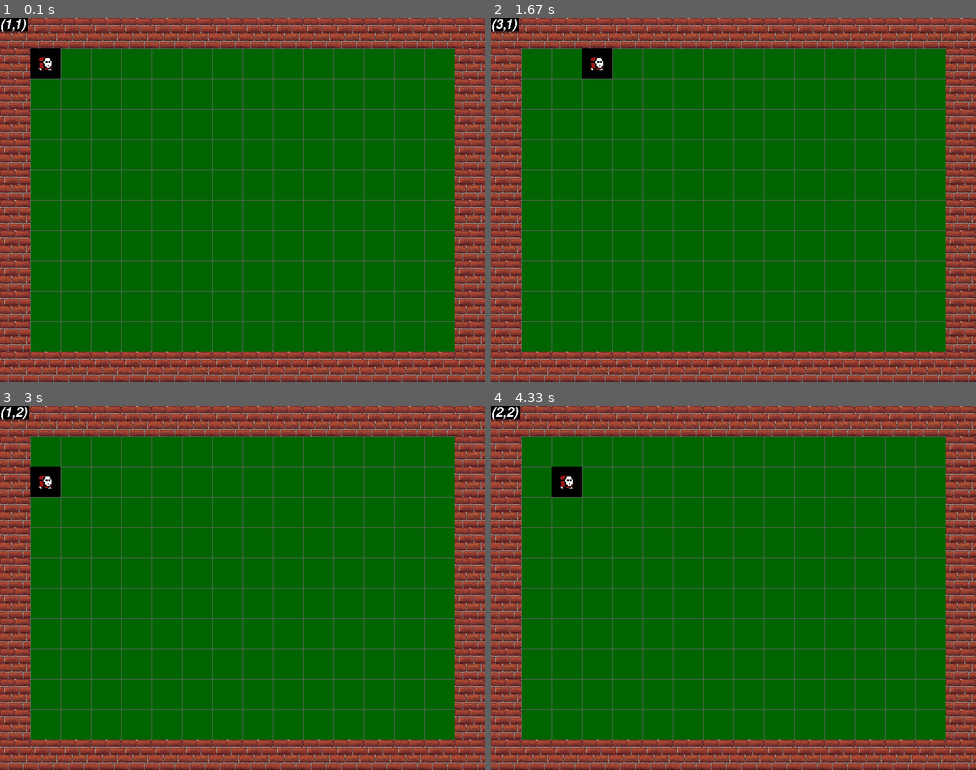
Above: before the commit, frames 1-4 (two rows, left to right).
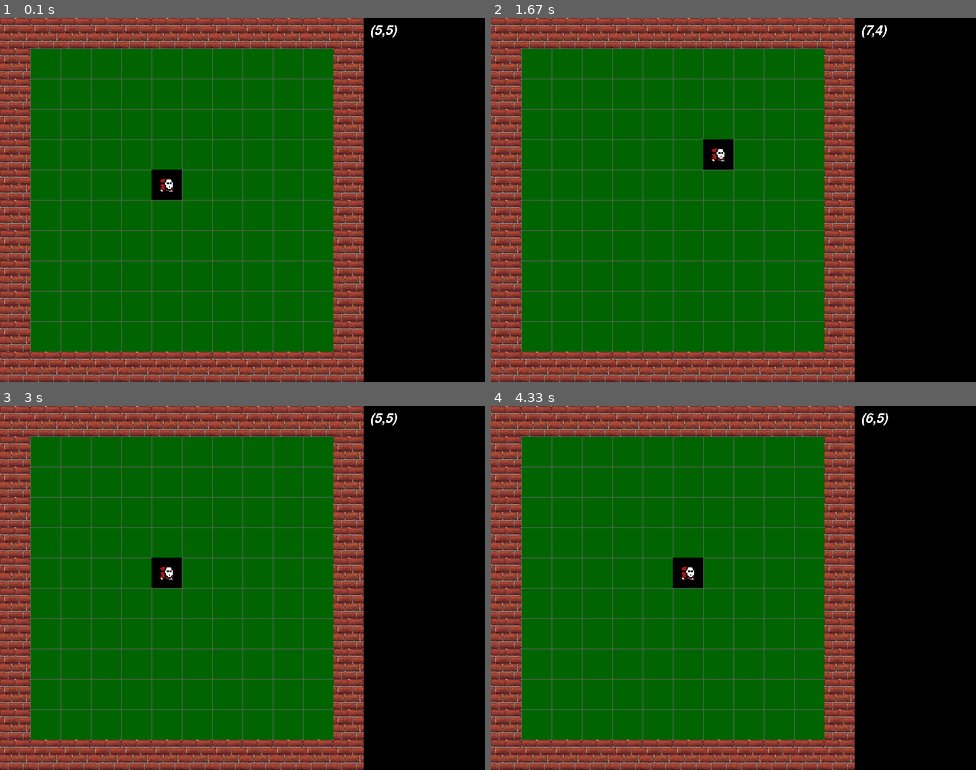
Above: after the commit, the same moments.

Repository: carlhester/ecs_pygame
Game: pygame game, started from main.py
The game is run twice, just before and just after one commit, with the same random seed, the same clock (stepped at 60 frames per second) and the same inputs.
Inputs:
- Up to frame 1 (0.1 s): no input
- Up to frame 2 (1.67 s): hold Right 0.33-0.8 s; hold Up 0.83-1.13 s; hold Right 1.17-1.63 s
- Up to frame 3 (3 s): hold Left 1.67-2.2 s; hold Down 2.23-2.53 s; hold Left 2.57-2.97 s
- Up to frame 4 (4.33 s): hold Up 3-3.37 s; hold Right 3.4-4.03 s; hold Down from 4.07 s (still down)

The runs differ from the first frame. In frame 1, 31% of the frame differs, in the area x 0-100%, y 0-100%; in frame 2, 31%; in frame 3, 31%; in frame 4, 31%.

Commit message:
starting hud

Diff:
--- a/main.py
+++ b/main.py
@@ -13,7 +13,11 @@
         self.screen_width = 800
         self.screen_height = 600
         self.cell_size = 50
-        self.cells_wide = int(self.screen_width / self.cell_size)
+        self.field_size = int((.75 * self.screen_width) / self.cell_size)
+        self.field_width = int(.75 * self.screen_width)
+        self.hud_size = int((.25 * self.screen_width) / self.cell_size)
+        self.hud_width = int(.25 * self.screen_width)
+        self.cells_wide = int(self.screen_width / self.cell_size) - self.hud_size
         self.cells_high = int(self.screen_height / self.cell_size)
 
         self.bg_color = (0,100,0)
@@ -21,12 +25,12 @@
 
         self.CM = ComponentManager()
         self.entities = Entities()
-        self.message = Message(self.screen_width, self.screen_height, self.screen)
+        self.message = Message(self.screen, self.field_width)
 
         # player
         player = self.entities.add("player")
         self.CM.addSizer(player, SizeComponent(self.cell_size, self.cell_size))
-        self.CM.addPositioner(player, PositionComponent((1,1)))
+        self.CM.addPositioner(player, PositionComponent((5,5)))
         self.CM.addController(player, ControlComponent())
         self.CM.addMover(player, MoveComponent(0,0))
         self.CM.addDrawer(player, DrawComponent('badguy.png', self.cell_size))
@@ -45,7 +49,7 @@
             self.CM.addSizer(wall, SizeComponent(self.cell_size, self.cell_size))
             self.CM.addPositioner(wall, PositionComponent(w))
             self.CM.addDrawer(wall, DrawComponent('wall.png', self.cell_size))
-            self.CM.addCollider(wall, CollideComponent())
+            self.CM.addBlocker(wall, BlockComponent())
 
     def execute(self):
         if self.init() == False:
@@ -60,7 +64,8 @@
 
     def update(self):
         # debug coordinates
-        self.message.update("(" + str(self.CM.getPosition(1).x) + "," + str(self.CM.getPosition(1).y) + ")")
+        p = self.entities.id_for_name("player")
+        self.message.update("(" + str(self.CM.getPosition(p).x) + "," + str(self.CM.getPosition(p).y) + ")")
 
         key = None
         for event in pygame.event.get():
@@ -87,9 +92,9 @@
             # collision
             if self.CM.hasPosition(e) and self.CM.hasMove(e):
                 blockers = []
-                for c in self.CM.Colliders:
+                for c in self.CM.Blockers:
                     blockers.append(self.CM.getPosition(c))
-                CollideSystem(self.CM.getPosition(e), self.CM.getMove(e), blockers)
+                BlockSystem(self.CM.getPosition(e), self.CM.getMove(e), blockers)
 
            # move
             if self.CM.hasMove(e) and self.CM.hasPosition(e):
@@ -103,6 +108,7 @@
         pygame.quit()
 
     def render(self):
+        pygame.draw.rect(self.screen, (0, 0, 0), (self.field_width, 0, self.hud_width, self.screen_height))
         self.message.draw()
         pygame.display.flip()
         self.screen.fill(self.bg_color)
@@ -112,6 +118,7 @@
             pygame.draw.line(self.screen, (100, 100, 100), (0, y), (self.screen_width, y))
 
 
+
 class DrawComponent:
     def __init__(self, filename, cell_size):
         self.img = pygame.image.load(filename).convert()
@@ -124,7 +131,7 @@
     def __init__(self):
         pass
 
-class CollideComponent:
+class BlockComponent:
     def __init__(self):
         pass
 
@@ -149,7 +156,7 @@
         self.Drawers = {}
         self.Movers = {}
         self.Controllers = {}
-        self.Colliders = {}
+        self.Blockers = {}
         self.Positioners = {}
 
     # Control
@@ -194,19 +201,19 @@
     def getDraw(self, entity_id):
         return self.Drawers[entity_id]
 
-    # Colliders
-    def addCollider(self, entity_id, collide_component):
-        self.Colliders[entity_id] = collide_component
-
-    def removeCollider(self, entity_id):
-        del self.Colliders[entity_id]
-
-    def hasCollide(self, entity_id):
-        if entity_id in self.Colliders:
-            return True
-
-    def getCollide(self, entity_id):
-        return self.Colliders[entity_id]
+    # Blockers
+    def addBlocker(self, entity_id, collide_component):
+        self.Blockers[entity_id] = collide_component
+
+    def removeBlocker(self, entity_id):
+        del self.Blockers[entity_id]
+
+    def hasBlock(self, entity_id):
+        if entity_id in self.Blockers:
+            return True
+
+    def getBlock(self, entity_id):
+        return self.Blockers[entity_id]
 
     # Move
     def addMover(self, entity_id, move_component):
@@ -259,10 +266,11 @@
         self.names = []
 
     def add(self, name=""):
+        current = self.counter
+        self.ids.append(current)
+        self.names.append(name)
         self.counter += 1
-        self.ids.append(self.counter)
-        self.names.append(name)
-        return self.counter
+        return current
 
     def remove_id(self, id_):
         pass
@@ -280,7 +288,7 @@
         return self.names[id_]
 
     def id_for_name(self, name):
-        return self.ids.index(name)
+        return self.names.index(name)
 
 def MoveSystem(pos, move, cells_wide, cells_high):
     orig_x = pos.x
@@ -296,19 +304,18 @@
     move.x = 0
     move.y = 0
 
-def CollideSystem(pos, move, blockers):
+# Block System is for immovable objects
+def BlockSystem(pos, move, blockers):
     for b in blockers:
         if pos.x + move.x == b.x and pos.y + move.y == b.y:
-            print("({:d}, {:d})".format(b.x, b.y))
-            print("blocked!")
+            print("blocked! ({:d}, {:d})".format(b.x, b.y))
             move.x = 0
             move.y = 0
 
 class Message():
-    def __init__(self, screen_width, screen_height, surface):
+    def __init__(self, surface, field_width):
         self.text = ""
-        self.screen_width = screen_width
-        self.screen_height= screen_height
+        self.field_width = field_width
         self.surface = surface
         self.font = pygame.font.SysFont(None, 32, 0, 1)
 
@@ -317,20 +324,14 @@
 
     def draw(self):
         if self.text != "":
-            left = 0
-            top = 0
-            textlength = len(self.text)
             text = self.font.render(self.text, False, (255, 255, 255), (0,0,0))
             textrect = text.get_rect()
-            textrect.x = 0
-            textrect.y = 0
+            textrect.x = self.field_width + 10
+            textrect.y = 10
             self.surface.blit(text, textrect)
 
     def clear(self):
         self.text = ""
-
-
-
 
 if __name__ == "__main__":
     game = Game()
